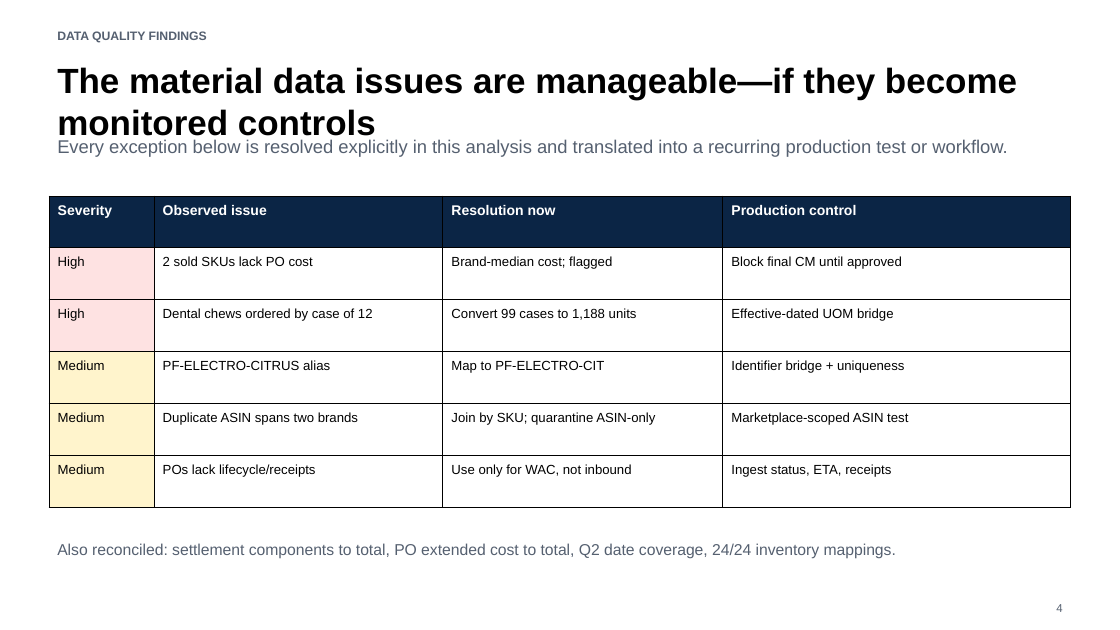
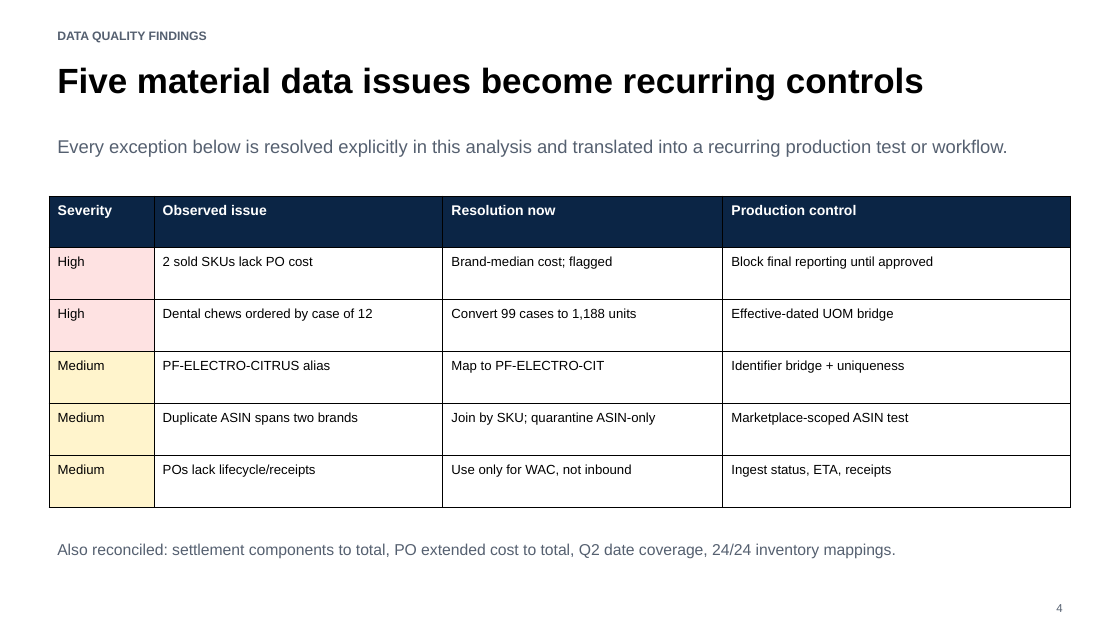
Before and after one commit to rubenatello/luminize-assessment, a slide deck: slide 4 of deliverables/Amazon_Q2_2026_Leadership_Presentation.pptx. Drawn at 1120x630 pixels with LibreOffice and Linux fonts; fonts in the diff are those of the drawing. Boxes give left, top, right and bottom in pixels: in the first picture for what was removed or moved away, otherwise in the second. Text is boxed around its words. In the diff, an @@ line names an element or a change of style, - is before the commit and + after.

```diff
--- a/deliverables/Amazon_Q2_2026_Leadership_Presentation.pptx
+++ b/deliverables/Amazon_Q2_2026_Leadership_Presentation.pptx
@@ text at (57,67,924,100): text changed @@
-The material data issues are manageable—if they become monitored controls
+Five material data issues become recurring controls
@@ table at (49,196,1071,507) @@
-row 2, column 4: Block final CM until approved
+row 2, column 4: Block final reporting until approved
```
Also in this commit, not shown: 8 other slides changed, 21 other files.
